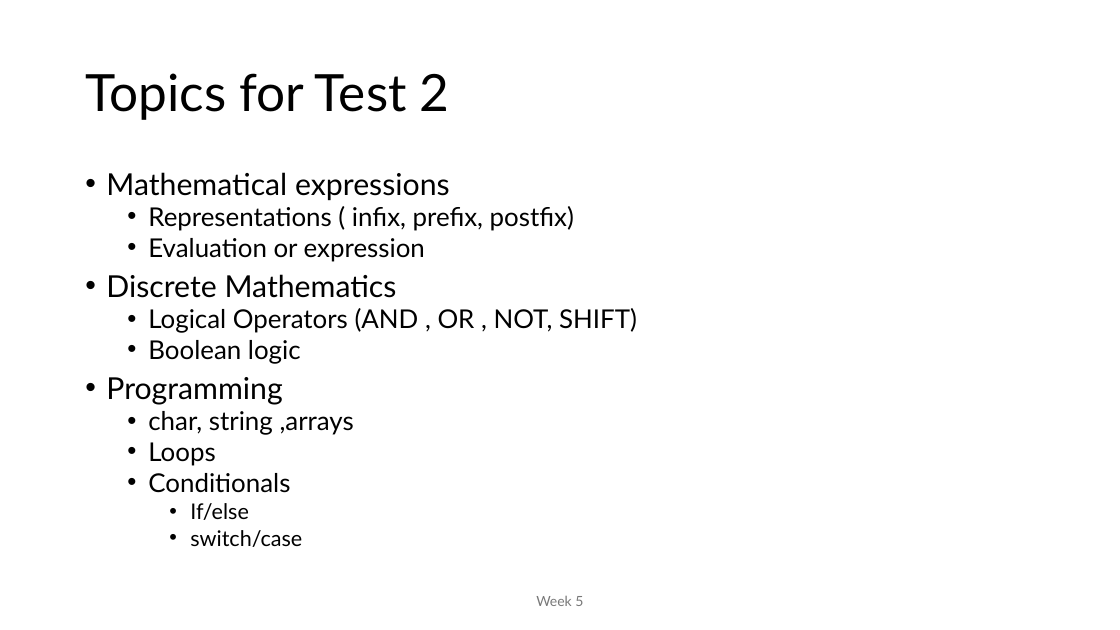
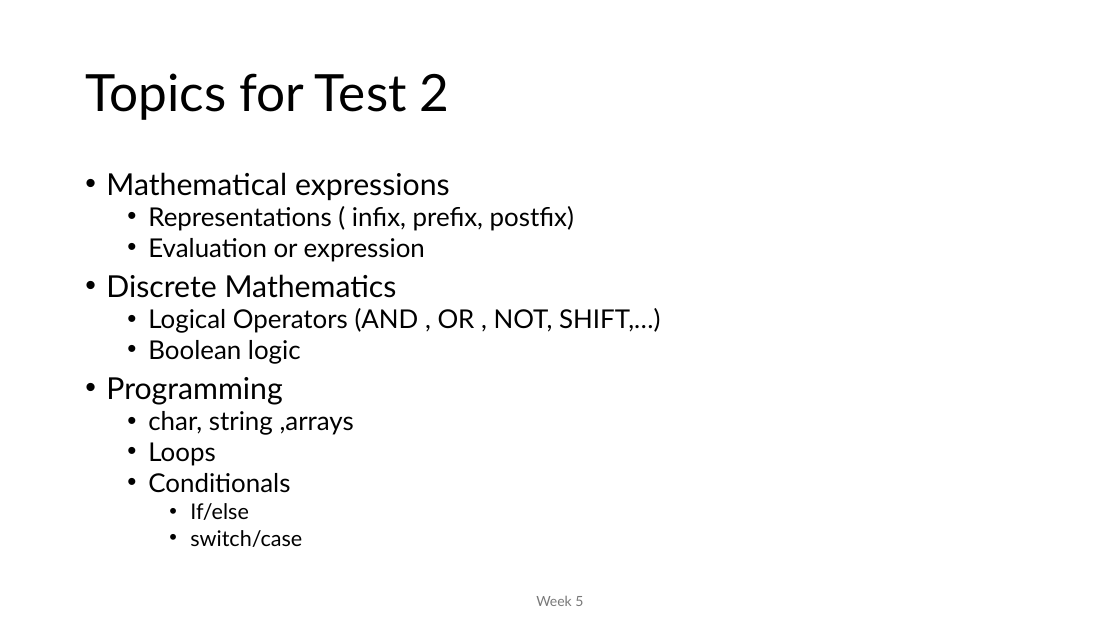
Before and after one commit to MoklaEducation/ems_winter_2025_acsl101, a slide deck: slide 27 of all/ExploringCSConceptsViaACSLCompetitions_all.pptx. Drawn at 1120x630 pixels with LibreOffice and Linux fonts; fonts in the diff are those of the drawing. Boxes give left, top, right and bottom in pixels: in the first picture for what was removed or moved away, otherwise in the second. Text is boxed around its words. In the diff, an @@ line names an element or a change of style, - is before the commit and + after.

```diff
--- a/all/ExploringCSConceptsViaACSLCompetitions_all.pptx
+++ b/all/ExploringCSConceptsViaACSLCompetitions_all.pptx
@@ text at <box>148,308,660,333</box>: text changed @@
-  • Logical Operators (AND , OR , NOT, SHIFT)
+  • Logical Operators (AND , OR , NOT, SHIFT,…)
```
Also in this commit, not shown: 9 other slides changed, 1 other file.
